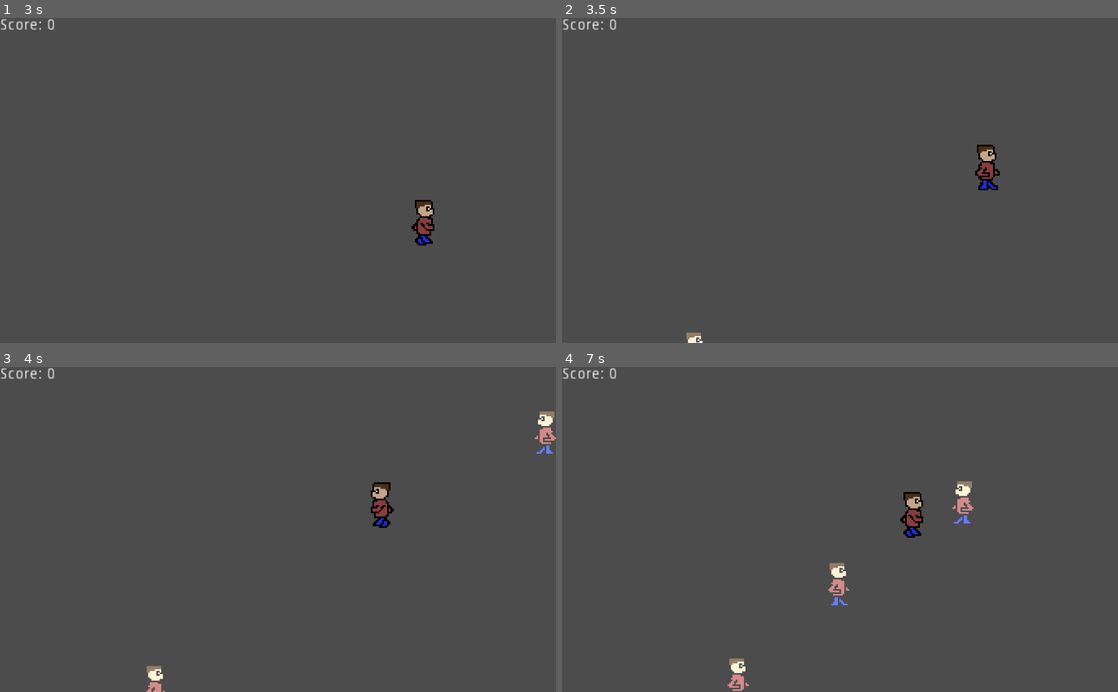
Above: before the commit, frames 1-4 (two rows, left to right).
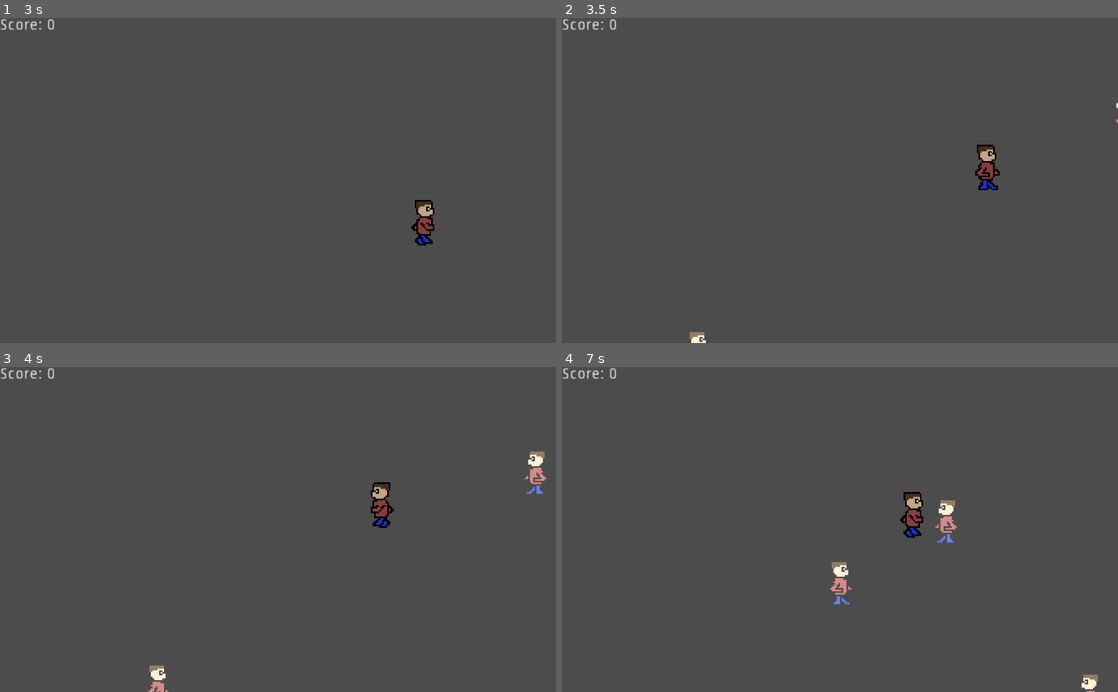
Above: after the commit, the same moments.

Repository: nicolaslaing/Godot-Playground
Game: Godot game, scene res://scenes/root.tscn
Two runs of this game, one before a commit and one after it. Both use one fixed random seed, a clock stepped at 60 frames per second and the inputs below. The engine's default icon, where the game draws it, is replaced by a stand-in: a white triangle on a blue panel in a dark square.
Inputs:
- Up to frame 1 (3 s): tap Enter at 0.5 s; hold D 0.53-1.28 s; tap Space at 0.77, 1.52 s; hold S 1.28-2.03 s; hold D 2.03-2.78 s; hold W from 2.78 s (still down)
- Up to frame 2 (3.5 s): keep holding W; tap Space at 3.02 s
- Up to frame 3 (4 s): release W at 3.53 s; hold A from 3.53 s (still down); tap Space at 3.77 s
- Up to frame 4 (7 s): tap Space at 4.52, 6.02, 6.77 s; release A at 5.03 s; hold S 5.03-5.78 s; hold D 5.78-6.53 s; hold W from 6.53 s (still down)

Frame 1 is identical in both runs. In frame 2, less than 0.1% of the frame differs, in the area x 22-100%, y 26-100%; in frame 3, 0.6%; in frame 4, 1.1%, in the area x 29-97%, y 35-100%.

Commit message:
Fixed issue with corner spawning

Diff:
--- a/Project1/scenes/Stage.gd
+++ b/Project1/scenes/Stage.gd
@@ -45,10 +45,10 @@
 		var yPos = 0
 		var bottomRight = get_viewport().size.x
 		var bottomLeft = get_viewport().size.y
-		var corner = randi() % 5 + 1
+		var xOffset = randi() % int(bottomRight)/2
+		var yOffset = randi() % int(bottomLeft)/2
+		var corner = randi() % 4 + 1
 		while(xPos >= 0 && xPos <= bottomRight && yPos >= 0 && yPos <= bottomLeft):
-			var xOffset = randi() % int(bottomRight)/2
-			var yOffset = randi() % int(bottomLeft)/2
 			xPos = randi() % 200 + 100
 			yPos = randi() % 200 + 100
 			if corner == 1:
